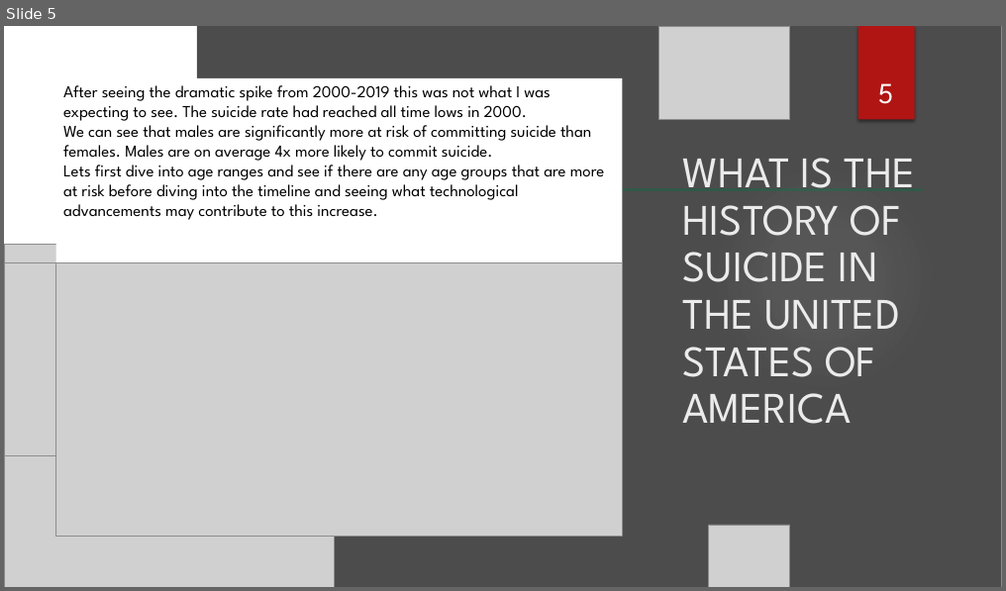
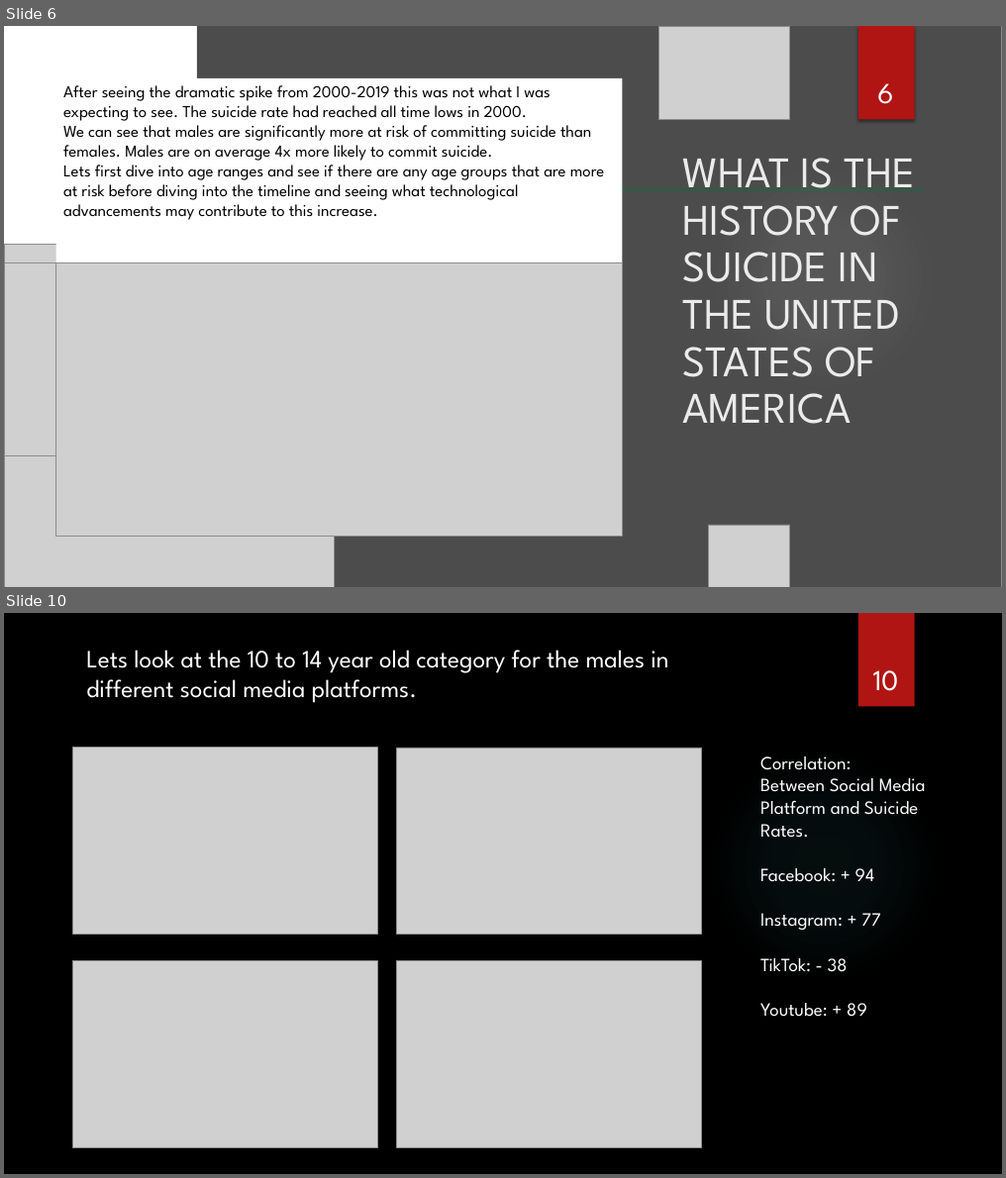
Before and after one commit to RussellBracey/Capston_rb, a slide deck: powerpoint/capstone_powerpoint.pptx. Shown one above the other, each under a label of ours: slide 5 before the commit, slides 6 and 10 after it; the slides between them are not shown. The pictures are 1006x591 and 1006x1178 pixels, drawn with LibreOffice and Linux fonts; fonts in the diff are those of the drawing; grey boxes stand for pictures; background and template pictures are left out. Boxes give left, top, right and bottom in pixels: in the first picture for what was removed or moved away, otherwise in the second. Text is boxed around its words. In the diff, an @@ line names an element or a change of style, - is before the commit and + after.

```diff
--- a/powerpoint/capstone_powerpoint.pptx
+++ b/powerpoint/capstone_powerpoint.pptx
@@ slide 10 added at (4, 613, 1002, 1174), background picture (left out) @@
@@ rectangle added at (858, 613, 915, 707), fill #B01513 @@
@@ text added at (86, 650, 668, 703), 24 pt, text #FFFFFF @@
+Lets look at the 10 to 14 year old category for the males in different social media platforms.
@@ page number added at (873, 670, 899, 691), 28 pt, text #FFFFFF @@
+10
@@ picture added at (73, 747, 377, 934) @@
@@ picture added at (397, 748, 702, 934) @@
@@ ellipse added at (709, 750, 939, 980), fill gradient #50B9C1 @@
@@ text added at (760, 757, 926, 1017), 18 pt, text #FFFFFF @@
+Correlation:
+Between Social Media Platform and Suicide Rates.
+Facebook: + 94
+Instagram: + 77
+TikTok: - 38
+Youtube: + 89
@@ picture added at (73, 961, 377, 1149) @@
@@ picture added at (396, 961, 701, 1149) @@
@@ what was slide 5 is now slide 6 @@
@@ page number at (877, 83, 893, 104): text changed @@
-5
+6
```
Also in this commit, not shown: 5 slides changed, 4 other slides added, 3 slides removed, 2 other files.
